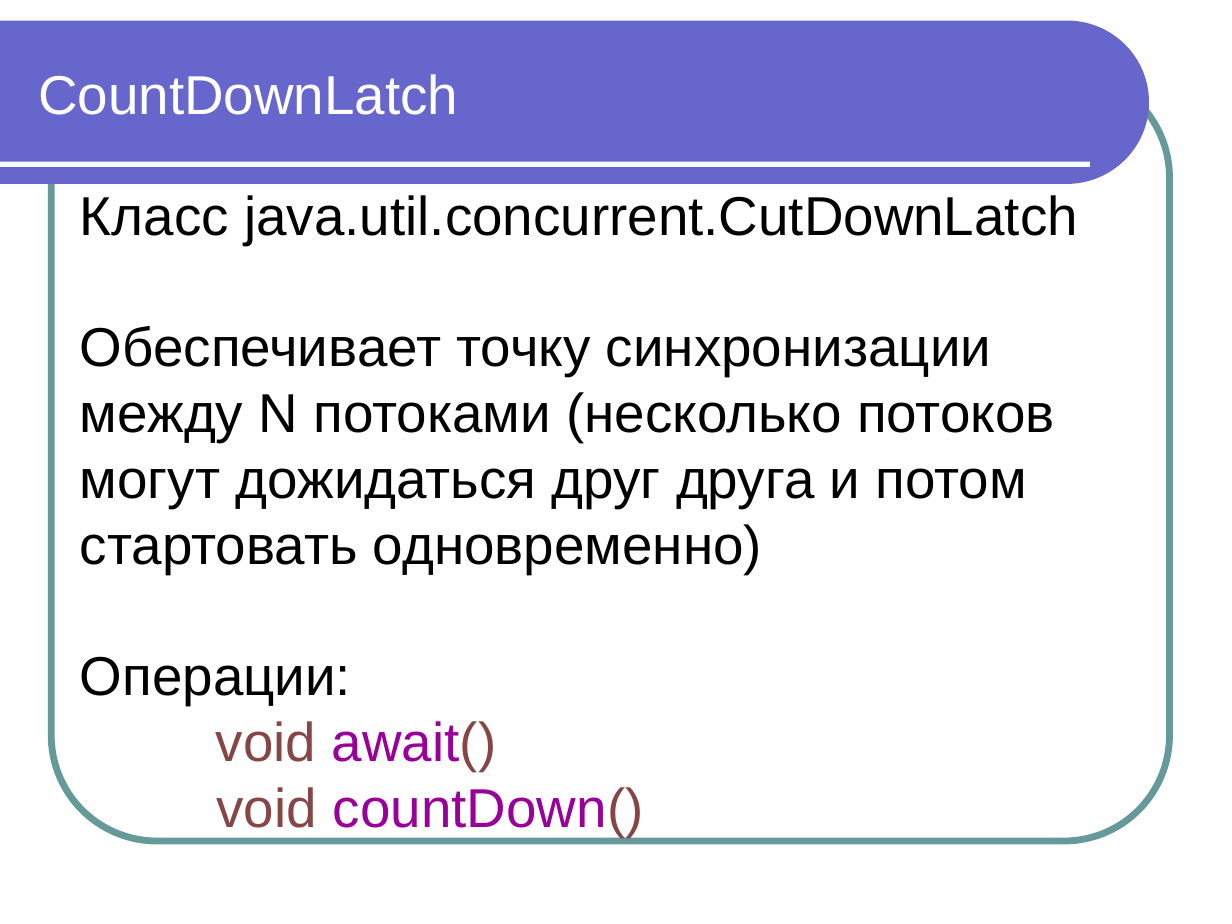
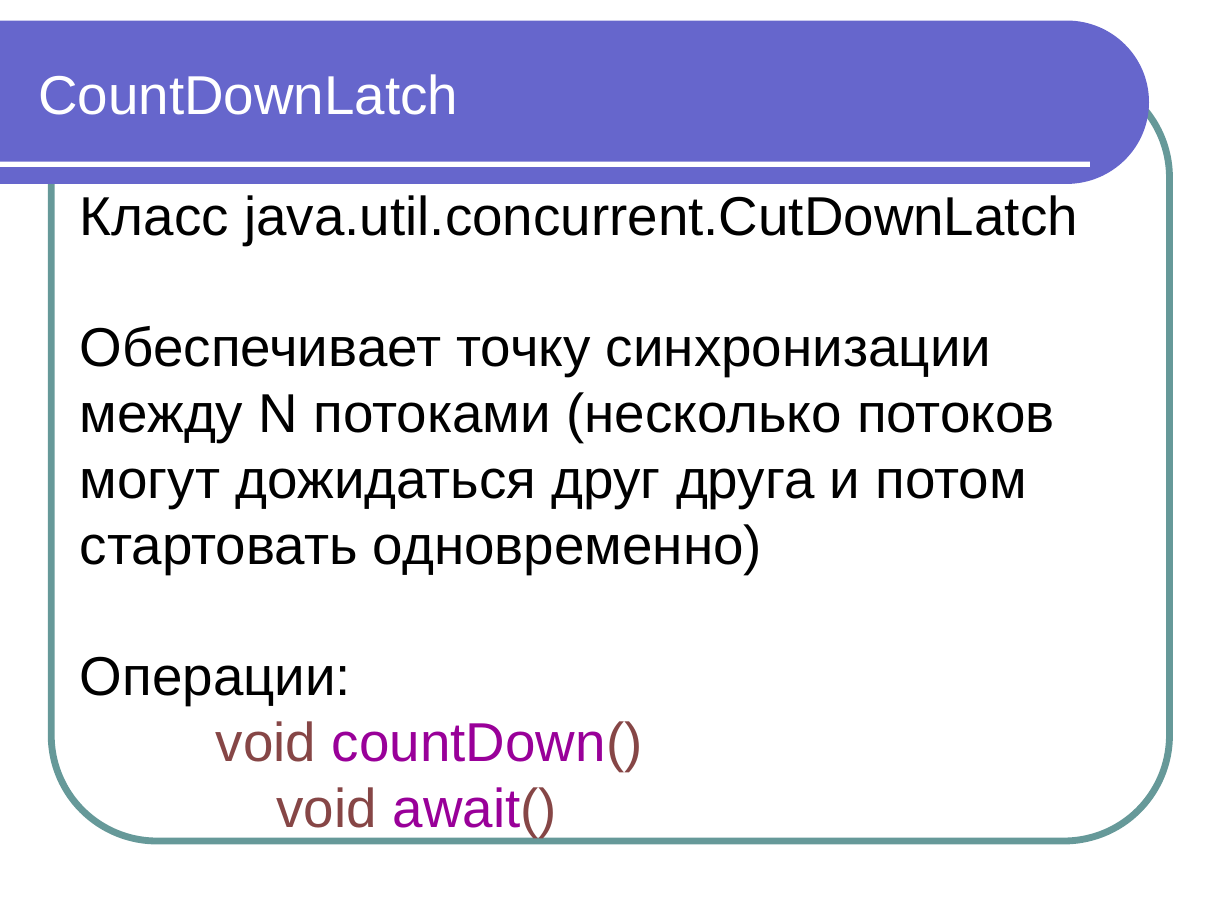
Before and after one commit to maxchv/JavaLessons, a slide deck: slide 88 of Lesson15/Modul 11 Vychislitelnye potoki.pptx (slide 87 before the commit). Drawn at 1232x924 pixels with LibreOffice and Linux fonts; fonts in the diff are those of the drawing. Boxes give left, top, right and bottom in pixels: in the first picture for what was removed or moved away, otherwise in the second. Text is boxed around its words. In the diff, an @@ line names an element or a change of style, - is before the commit and + after.

```diff
--- a/Lesson15/Modul 11 Vychislitelnye potoki.pptx
+++ b/Lesson15/Modul 11 Vychislitelnye potoki.pptx
@@ text at <box>216,721,643,771</box>: paragraph added @@
+void countDown()
@@ text at <box>216,787,644,836</box>: paragraph removed @@
-void countDown()
```
Also in this commit, not shown: 4 other slides changed, 3 slides added, 1 other file.
